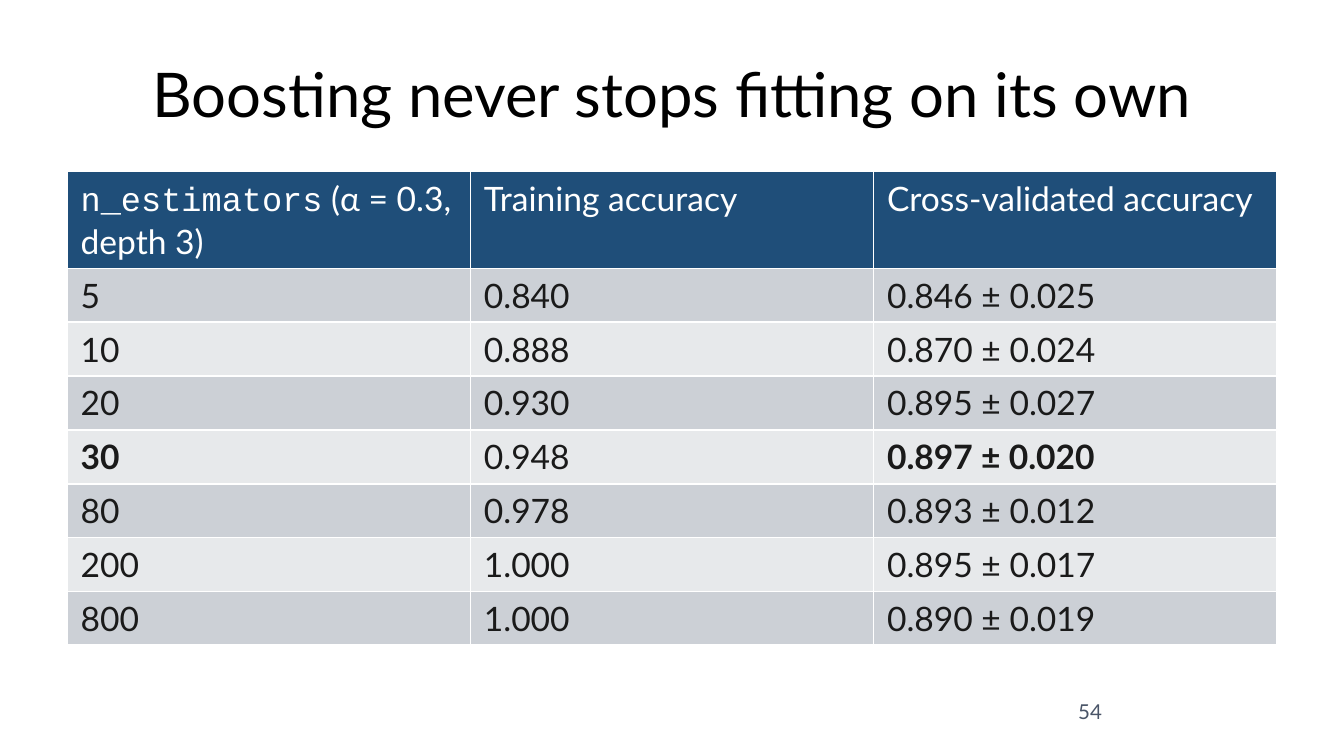
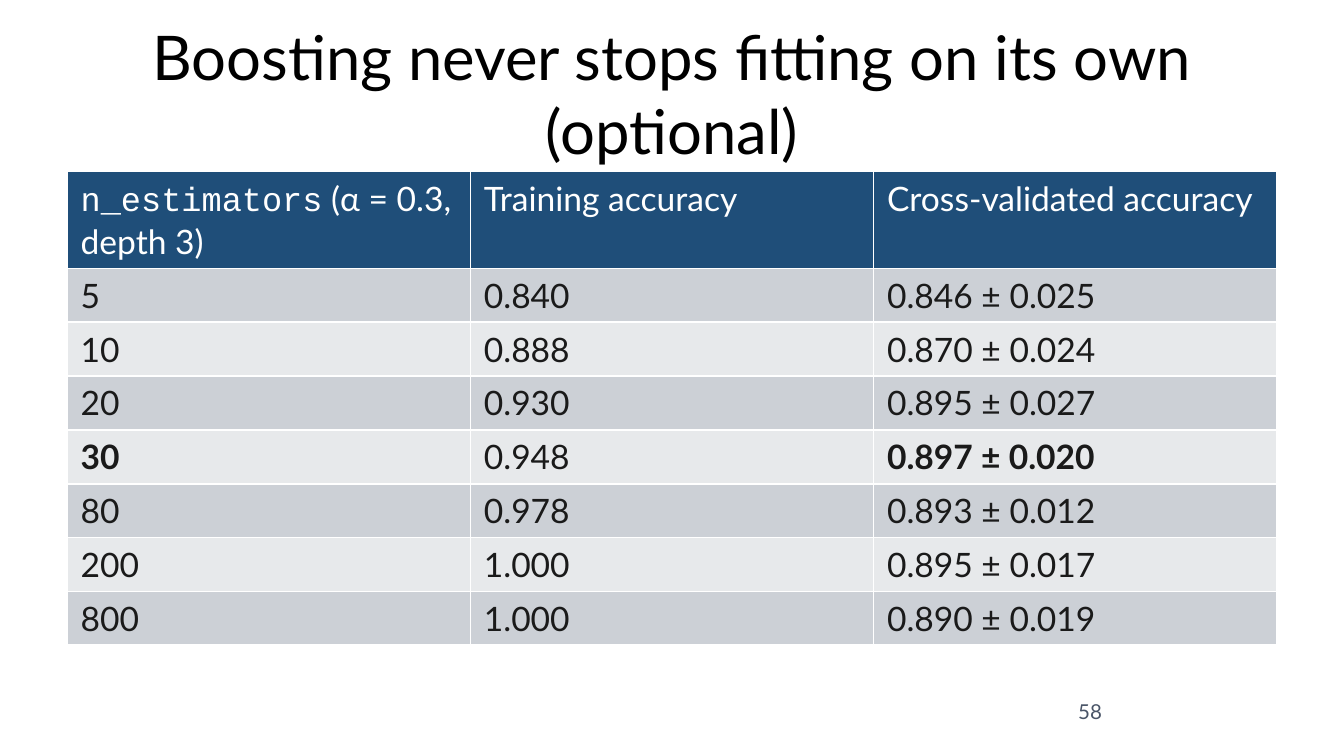
Before and after one commit to fabioantonini/technologies-for-artificial-intelligence, a slide deck: slide 58 of Lessons/07_trees_and_ensembles/Slides/trees_and_ensembles_slides.pptx (slide 54 before the commit). Drawn at 1344x756 pixels with LibreOffice and Linux fonts; fonts in the diff are those of the drawing; background and template pictures are left out. Boxes give left, top, right and bottom in pixels: in the first picture for what was removed or moved away, otherwise in the second. Text is boxed around its words. In the diff, an @@ line names an element or a change of style, - is before the commit and + after.

```diff
--- a/Lessons/07_trees_and_ensembles/Slides/trees_and_ensembles_slides.pptx
+++ b/Lessons/07_trees_and_ensembles/Slides/trees_and_ensembles_slides.pptx
@@ title at (152, 34, 1191, 165): text changed @@
-Boosting never stops fitting on its own
+Boosting never stops fitting on its own (optional)
@@ page number at (1078, 704, 1102, 719): text changed @@
-54
+58
```
Also in this commit, not shown: 24 other slides changed, 4 slides added, 17 other files.
